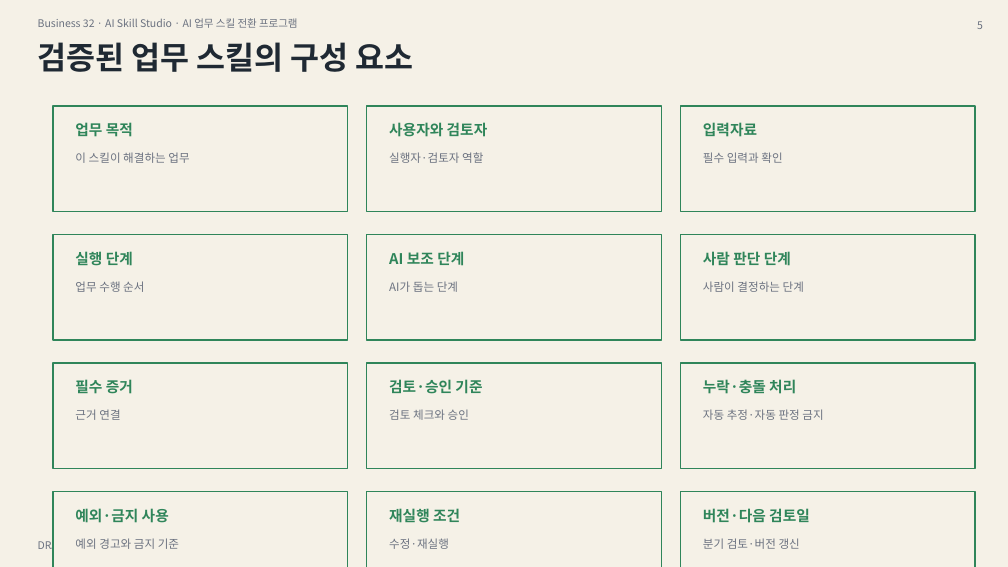
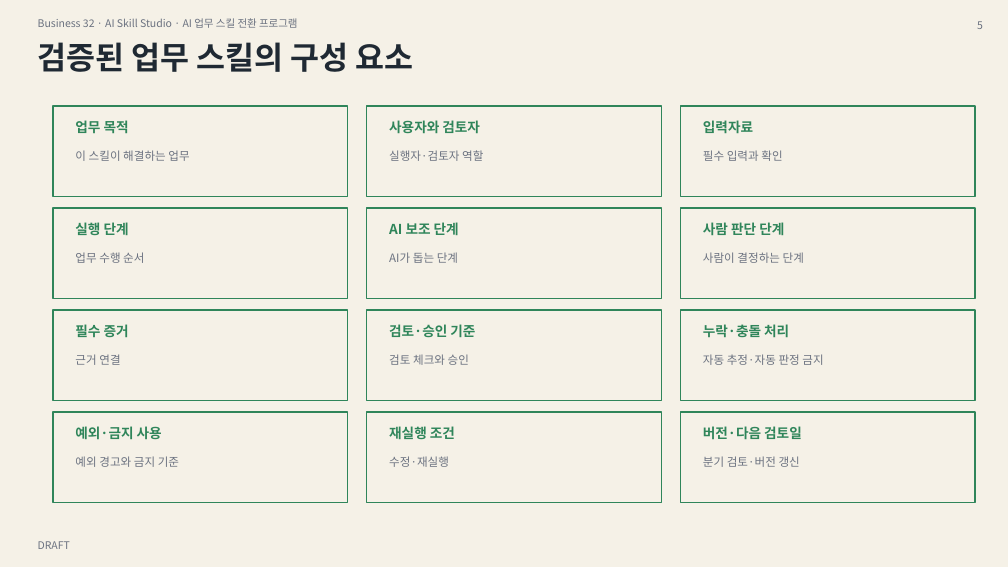
Before and after one commit to skerishKang/ai-revenue-lab, a slide deck: slide 5 of docs/commercial/business-32-ai-skill-studio/customer-package/Business32_Master_Proposal_10p.pptx. Drawn at 1008x567 pixels with LibreOffice and Linux fonts; fonts in the diff are those of the drawing. Boxes give left, top, right and bottom in pixels: in the first picture for what was removed or moved away, otherwise in the second. Text is boxed around its words. In the diff, an @@ line names an element or a change of style, - is before the commit and + after.

```diff
--- a/docs/commercial/business-32-ai-skill-studio/customer-package/Business32_Master_Proposal_10p.pptx
+++ b/docs/commercial/business-32-ai-skill-studio/customer-package/Business32_Master_Proposal_10p.pptx
@@ rectangle: place and size @@
-rectangle at box(53, 106, 348, 212)
+rectangle at box(53, 106, 348, 197)
@@ rectangle: place and size @@
-rectangle at box(367, 106, 662, 212)
+rectangle at box(367, 106, 662, 197)
@@ rectangle: place and size @@
-rectangle at box(681, 106, 975, 212)
+rectangle at box(681, 106, 975, 197)
@@ rectangle: place and size @@
-rectangle at box(53, 234, 348, 340)
+rectangle at box(53, 208, 348, 299)
@@ rectangle: place and size @@
-rectangle at box(367, 234, 662, 340)
+rectangle at box(367, 208, 662, 299)
@@ rectangle: place and size @@
-rectangle at box(681, 234, 975, 340)
+rectangle at box(681, 208, 975, 299)
@@ 3 texts: place and size @@
-3 texts at box(75, 251, 791, 266)
+3 texts at box(75, 222, 784, 236)
@@ text "업무 수행 순서": place and size @@
-text "업무 수행 순서" at box(75, 281, 144, 292)
+text "업무 수행 순서" at box(75, 252, 144, 263)
@@ text "AI가 돕는 단계": place and size @@
-text "AI가 돕는 단계" at box(389, 281, 458, 292)
+text "AI가 돕는 단계" at box(389, 252, 458, 263)
@@ text "사람이 결정하는 단계": place and size @@
-text "사람이 결정하는 단계" at box(703, 281, 804, 292)
+text "사람이 결정하는 단계" at box(703, 252, 804, 263)
@@ rectangle: place and size @@
-rectangle at box(53, 363, 348, 469)
+rectangle at box(53, 310, 348, 401)
@@ rectangle: place and size @@
-rectangle at box(367, 363, 662, 469)
+rectangle at box(367, 310, 662, 401)
@@ rectangle: place and size @@
-rectangle at box(681, 363, 975, 469)
+rectangle at box(681, 310, 975, 401)
@@ 3 texts: place and size @@
-3 texts at box(75, 379, 796, 394)
+3 texts at box(75, 324, 789, 338)
@@ text "근거 연결": place and size @@
-text "근거 연결" at box(75, 409, 120, 420)
+text "근거 연결" at box(75, 354, 120, 365)
@@ text "검토 체크와 승인": place and size @@
-text "검토 체크와 승인" at box(389, 409, 469, 420)
+text "검토 체크와 승인" at box(389, 354, 469, 365)
@@ text "자동 추정·자동 판정 금지": place and size @@
-text "자동 추정·자동 판정 금지" at box(703, 409, 823, 420)
+text "자동 추정·자동 판정 금지" at box(703, 354, 823, 365)
@@ rectangle: place and size @@
-rectangle at box(53, 492, 348, 567)
+rectangle at box(53, 412, 348, 503)
@@ rectangle: place and size @@
-rectangle at box(367, 492, 662, 567)
+rectangle at box(367, 412, 662, 503)
@@ rectangle: place and size @@
-rectangle at box(681, 492, 975, 567)
+rectangle at box(681, 412, 975, 503)
@@ size 14 to 13 pt in 12 elements at box(75, 120, 129, 134), box(389, 120, 480, 134), box(703, 120, 753, 134), box(75, 222, 129, 235), box(389, 222, 459, 235), box(703, 222, 784, 236), box(75, 324, 129, 338), box(389, 324, 475, 338), box(703, 324, 789, 338), box(75, 426, 162, 440), box(389, 426, 455, 439), box(703, 426, 802, 440) @@
@@ 3 texts: place and size @@
-3 texts at box(75, 508, 810, 523)
+3 texts at box(75, 426, 802, 440)
@@ text "예외 경고와 금지 기준": place and size @@
-text "예외 경고와 금지 기준" at box(75, 538, 179, 549)
+text "예외 경고와 금지 기준" at box(75, 456, 179, 467)
@@ text "수정·재실행": place and size @@
-text "수정·재실행" at box(389, 538, 449, 549)
+text "수정·재실행" at box(389, 456, 449, 467)
@@ text "분기 검토·버전 갱신": place and size @@
-text "분기 검토·버전 갱신" at box(703, 538, 800, 549)
+text "분기 검토·버전 갱신" at box(703, 456, 800, 467)
```
Also in this commit, not shown: 6 other slides changed, 28 other files.
